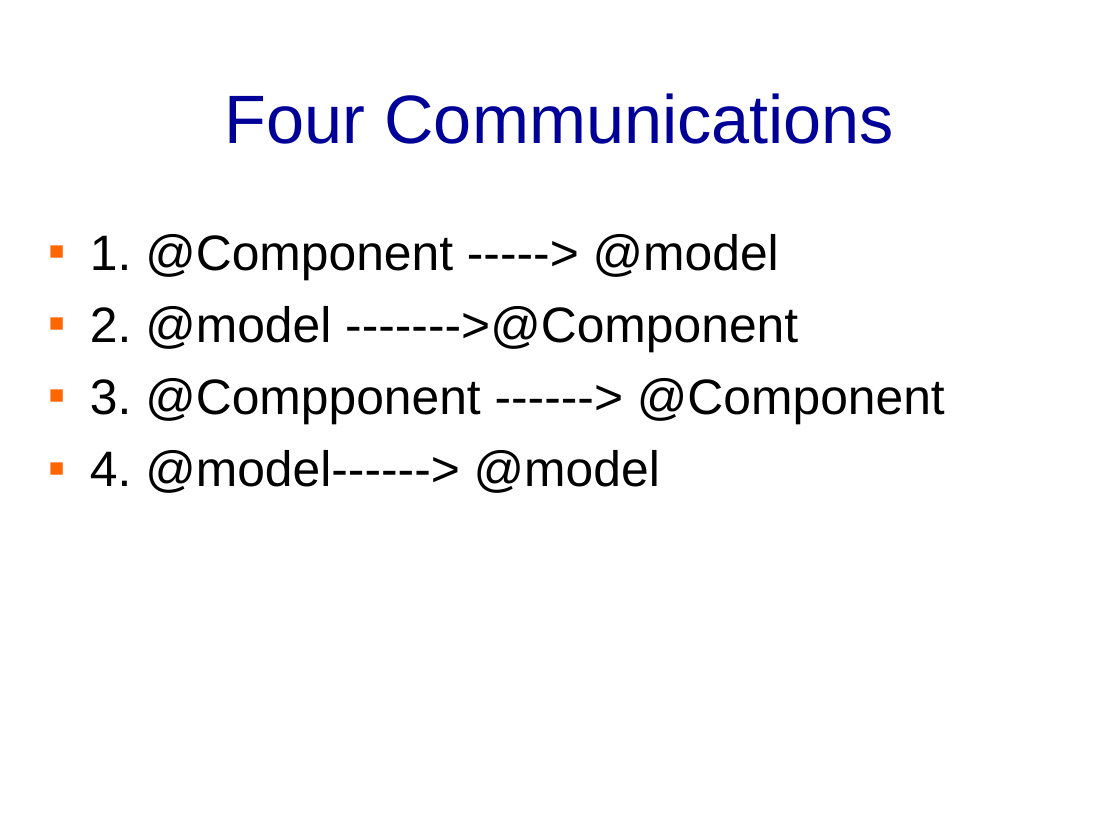
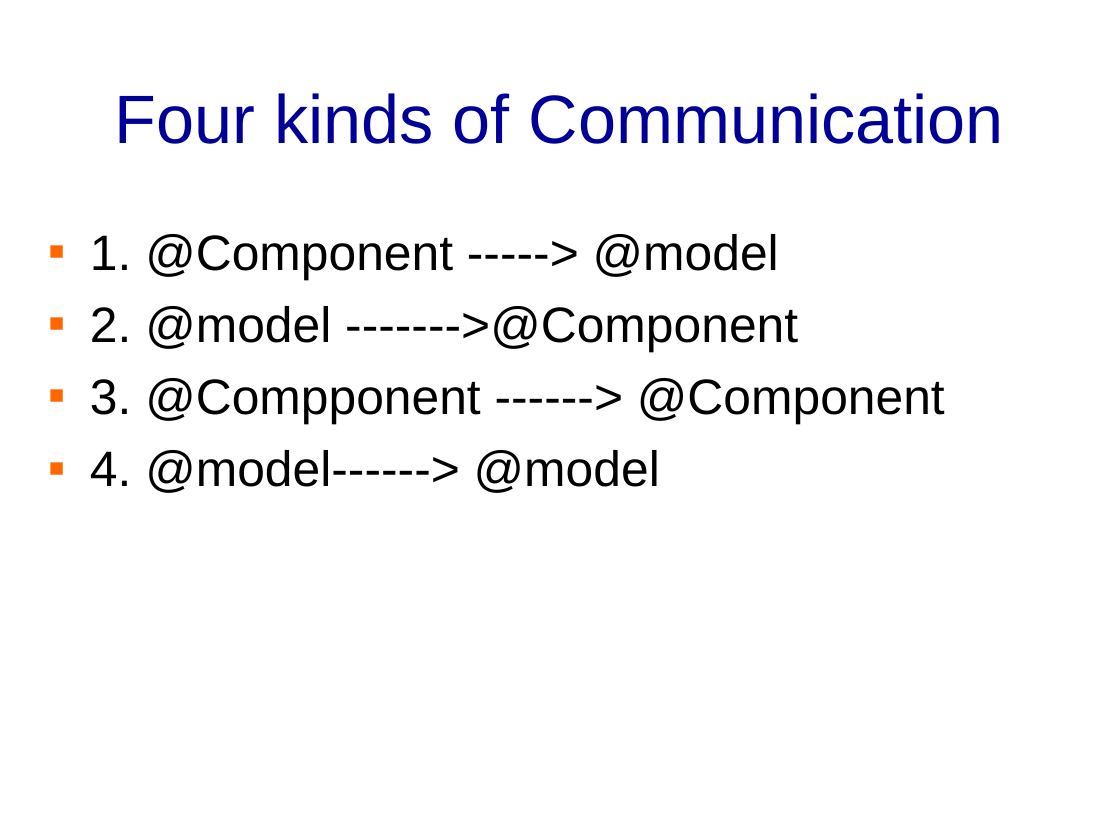
Before and after one commit to banq/jdonframework, a slide deck: slide 18 of doc/english/JdonFramework.ppt (slide 17 before the commit). Drawn at 1120x840 pixels with LibreOffice and Linux fonts; fonts in the diff are those of the drawing; background and template pictures are left out. Boxes give left, top, right and bottom in pixels: in the first picture for what was removed or moved away, otherwise in the second. Text is boxed around its words. In the diff, an @@ line names an element or a change of style, - is before the commit and + after.

```diff
--- a/doc/english/JdonFramework.ppt
+++ b/doc/english/JdonFramework.ppt
@@ title at (x1=115, y1=93, x2=1004, y2=144): text changed @@
-Four Communications
+Four kinds of Communication
```
Also in this commit, not shown: 8 other slides changed, 5 slides added, 4 slides removed, 2 other files.
